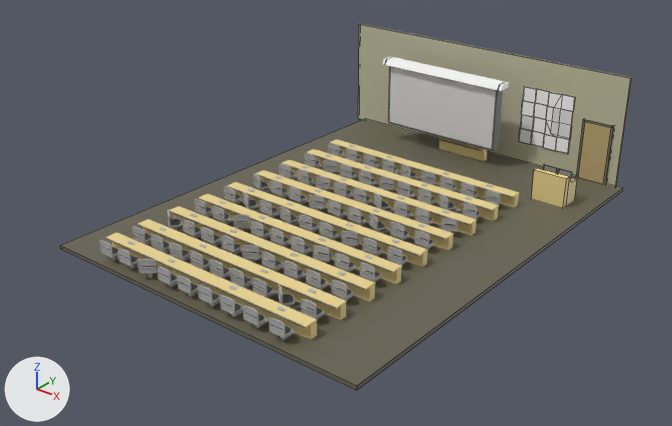
Two versions of the Blender file Assets/Buildings/pgh232.blend, one commit apart.
Rendered twice from a camera (50 mm lens) standing at (68.4, -104.5, 50.7) and looking at (0.5, -19.7, -1.8). Arrows for +X, +Y and +Z are at lower left; the lights stay in place. Mesh edges are drawn as thin lines on the coarser meshes.
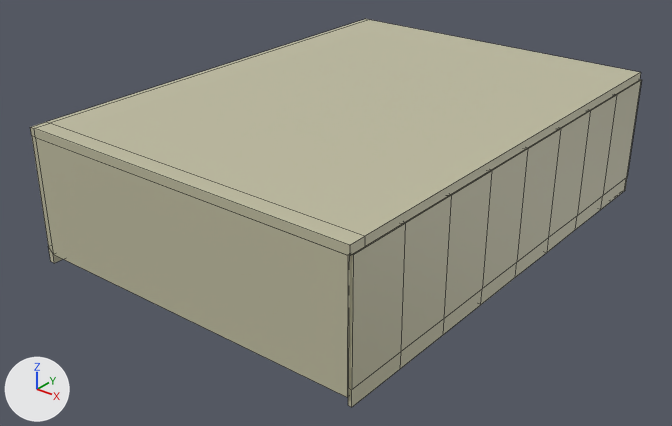
What changed in the scene script:
```text
Add mat_material_022:
    mat_material_022 = principled_material('Material.022')
    mat_material_022.base_color = (0.0, 0.0, 0.0)  # black #000000
Add mat_material_023:
    mat_material_023 = principled_material('Material.023')
    mat_material_023.base_color = (0.331, 0.331, 0.331)  # grey #9c9c9c
Add mat_material_021:
    mat_material_021 = principled_material('Material.021')
    mat_material_021.base_color = (0.0314, 0.041, 0.0794)  # dark blue #323950
Change me_cube_092:
    used by ob_cube_092; location = (0.1, 16.1, 3.7); scale = (23.2, 0.178, 8.23)
    remove me_cube_092.from_pydata(...)  # 8 vertices, 6 faces; spans x -1.0..1.0, y -1.0..1.0, z -1.0..1.0
    add me_cube_092.from_pydata(...)  # 140 vertices, 131 faces; spans x -0.94..1.06, y -359.26..1.0, z -1.0..1.13
    me_cube_092 part 1
    4 vertices are removed from x -1.0, y -1.0..1.0, z -1.0..1.0
    6 faces are deleted
    87 vertices are added at x -0.94..1.06, y -359.26..1.0, z -1.0..1.13
    6 new vertices lie (0.0, 0.0, 0.25) away from vertices in x 1.0..1.06, y -1.0..1.0, z -1.0
    6 new vertices lie (-1.91, 0.0, 0.0) away from vertices in x 1.0, y -1.0..1.0, z -1.0..1.0
    5 new vertices lie (1.96, 0.0, 0.0) away from vertices in x -0.91, y -359.26..-1.0, z 1.0
    8 new vertices lie (0.0, 0.0, 0.13) away from vertices in x -0.94..1.05, y -359.26..-1.0, z 1.0
    6 new vertices lie (-0.02, 1.6, 0.0) away from vertices in x 1.06, y -268.27..-45.17, z 1.0
    6 new vertices lie (0.0, -3.2, 0.0) away from vertices in x 1.04, y -266.67..-43.57, z 1.0
    12 new vertices lie (0.0, 0.0, -1.75) away from vertices in x 1.04, y -269.87..-43.57, z 1.0
    122 new faces join them, mat_material_004 (beige #c1bea1)
    3 new faces join them, mat_material_021 (dark blue #323950)
    3 new faces join them, mat_material_022 (black #000000)
    3 new faces join them, mat_material_023 (grey #9c9c9c)
    add me_cube_092.materials.append(mat_material_021)  # dark blue #323950
    add me_cube_092.materials.append(mat_material_022)  # black #000000
    add me_cube_092.materials.append(mat_material_023)  # grey #9c9c9c
```

Boxes (x1, y1, x2, y2) around the edits, measured in the pictures (672 x 426 px):
'Cube.092', reshaped (123% wider, 139% taller)
    before: (358, 24, 632, 186)
    after: (30, 19, 642, 407)
'Cube.070', unchanged, covered by the edit
    before: (60, 119, 623, 390)
'Cube.093', unchanged, covered by the edit
    before: (383, 56, 509, 151)
'Cube.081', unchanged, covered by the edit
    before: (105, 232, 317, 339)
'Cube.071', unchanged, covered by the edit
    before: (137, 219, 347, 320)
